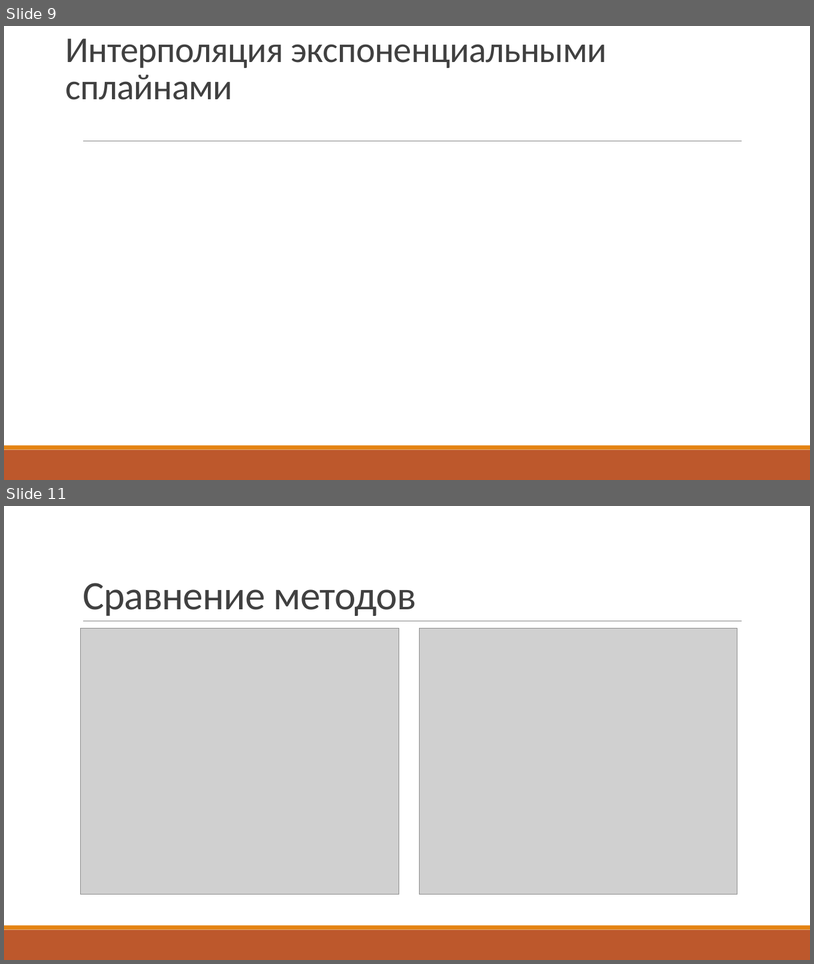
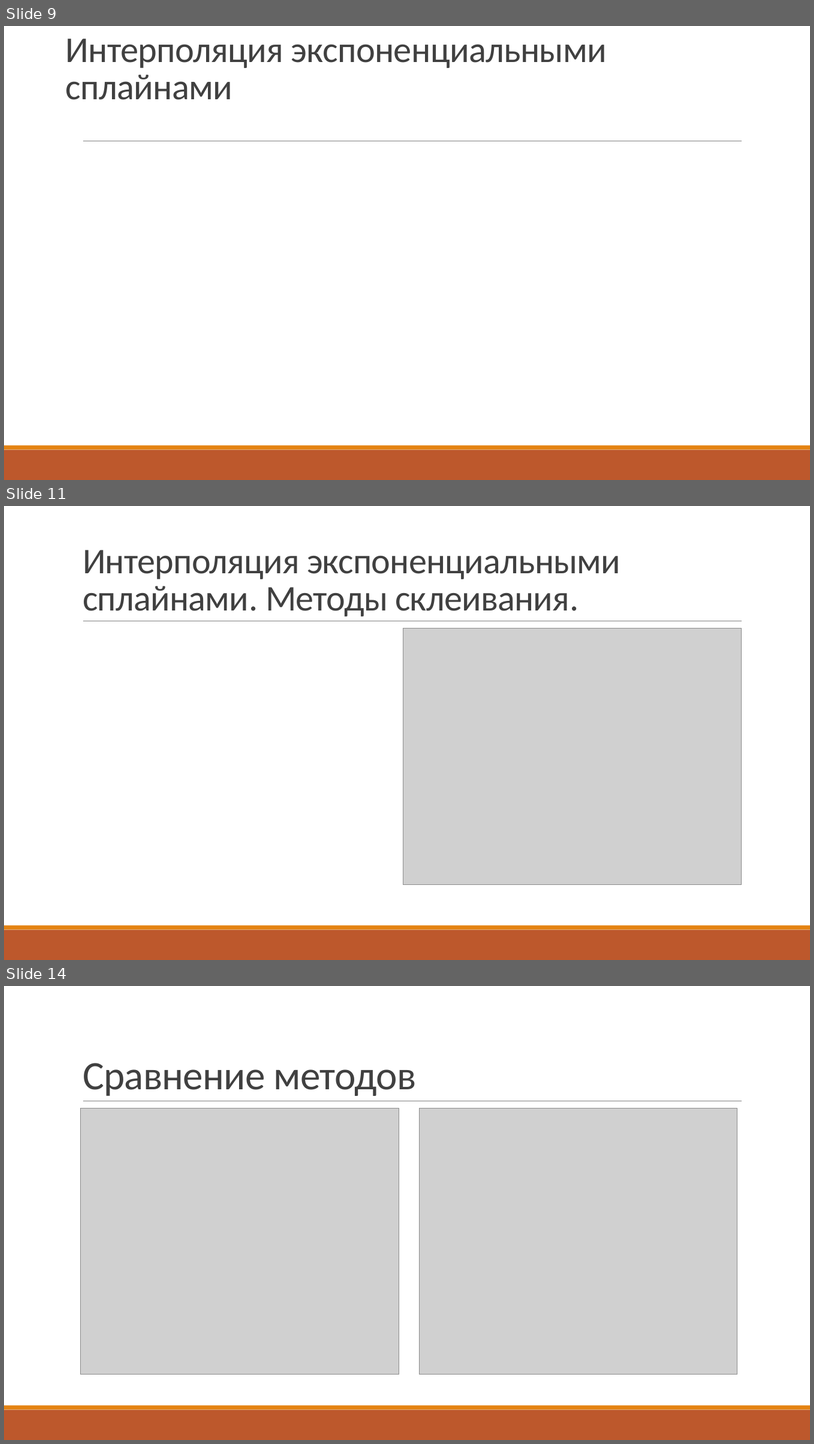
Before and after one commit to sashastahiev/FunctionSplineE, a slide deck: Presentation1.pptx. Shown one above the other, each under a label of ours: slides 9 and 11 before the commit, slides 9, 11 and 14 after it; the slides between them are not shown. The pictures are 814x964 and 814x1444 pixels, drawn with LibreOffice and Linux fonts; fonts in the diff are those of the drawing; grey boxes stand for pictures. Boxes give left, top, right and bottom in pixels: in the first picture for what was removed or moved away, otherwise in the second. Text is boxed around its words. In the diff, an @@ line names an element or a change of style, - is before the commit and + after.

```diff
--- a/Presentation1.pptx
+++ b/Presentation1.pptx
@@ slide 11 added at [4,506,810,960], background #FFFFFF; not listed: 3 template elements that a slide beside it also shows @@
@@ title added at [83,550,621,616], 43 pt, text #404040 @@
+Интерполяция экспоненциальными сплайнами. Методы склеивания.
@@ picture added at [403,628,742,885] @@
@@ what was slide 11 is now slide 14 @@
```
Also in this commit, not shown: 5 other slides added, 1 slide removed, 4 other files.
